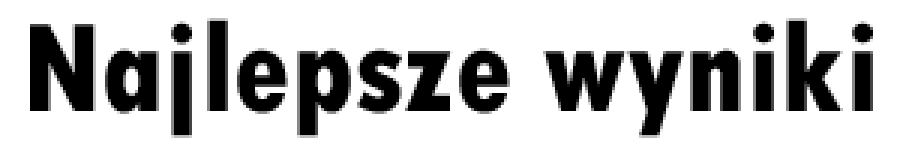
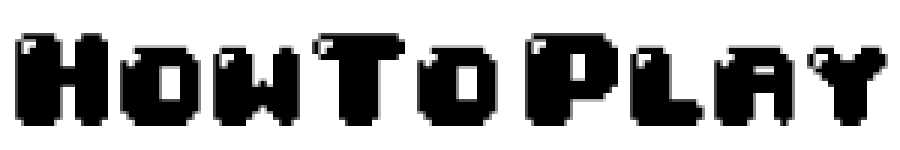
The second 900px x 150px image is a revision of the first. Changes to its layers:
added layer "Play" above "To" over [525,33,888,126]
added layer "To" above "How" over [312,33,498,126]
added layer "How" above "Najlepsze wyniki" over [15,33,300,126]
hid "Najlepsze wyniki" over [30,18,873,138]
